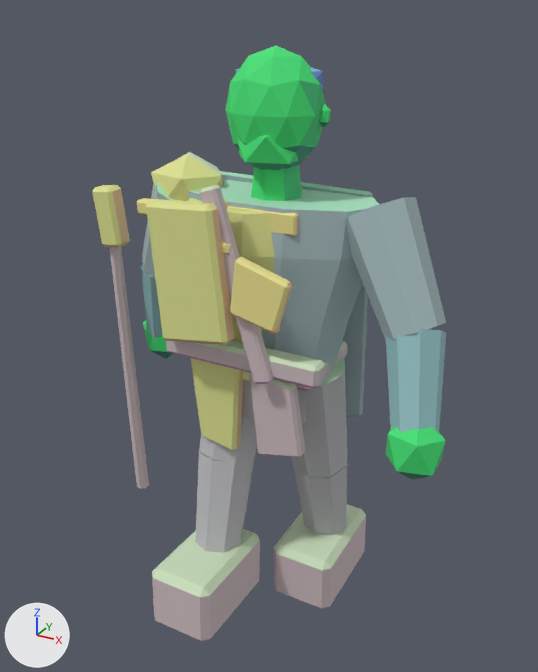
The glTF model assets/exports/npc/npc_raider_up_r_v01.glb as it was, and as the next commit left it.
The view is the same before and after, from a 50 mm lens placed at (1.12, -2.09, 2.13), pointed at (-0.01, -0.03, 1.1). Arrows for +X, +Y and +Z are at lower left; the lights stay in place. The picture after the commit comes second. Vertices at exactly the same position are counted once.

Names of what the first picture shows: 'GEO_npc_raider_up_r_v01'.
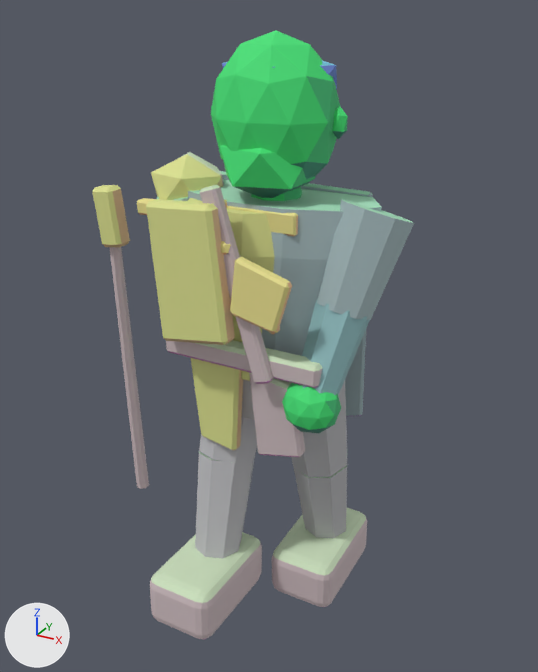
Patch to the scene script:
```diff
--- a/assets/exports/npc/npc_raider_up_r_v01.glb.py
+++ b/assets/exports/npc/npc_raider_up_r_v01.glb.py
@@ me_geo_npc_raider_up_r_v01 @@
 # verts and faces of me_geo_npc_raider_up_r_v01; kept vertices keep their numbers, new ones are numbered from 808
-me_geo_npc_raider_up_r_v01.from_pydata(...)  # 808 vertices, 1452 faces; spans x -0.73..0.68, y -0.48..0.34, z -0.01..2.03
+me_geo_npc_raider_up_r_v01.from_pydata(...)  # 1024 vertices, 1880 faces; spans x -0.73..0.46, y -0.49..0.35, z 0.0..2.07
+# me_geo_npc_raider_up_r_v01 part 1: the loose piece of 16 vertices spanning x -0.26..0.0, y -0.21..0.13, z 0.6..1.04 is copied, and the copy is multiplied about its middle by the matrix ((0.817, -0.085, -0.175), (-0.018, 0.72, -0.432), (0.193, 0.424, 0.699)), then moved by (-0.18, 0.09, 0.61); it spans x -0.46..-0.19, y -0.12..0.17, z 1.24..1.61
+# me_geo_npc_raider_up_r_v01 part 2: the loose piece of 16 vertices spanning x -0.65..-0.43, y -0.01..0.2, z 0.9..1.27 is multiplied about its middle by the matrix ((0.887, -0.004, -0.314), (-0.007, 0.941, -0.029), (0.314, 0.03, 0.886)), then moved by (0.29, 0.01, 0.04)
+# me_geo_npc_raider_up_r_v01 part 3: the loose piece of 16 vertices spanning x 0.43..0.65, y -0.29..0.0, z 0.91..1.28 is multiplied about its middle by the matrix ((0.713, 0.602, -0.007), (-0.602, 0.712, -0.027), (-0.012, 0.025, 0.933)), then moved by (-0.28, 0.0, 0.04)
+# me_geo_npc_raider_up_r_v01 part 4: a new loose piece, an icosphere of 80 faces spanning x 0.16..0.34, y -0.31..-0.14, z 0.9..1.08, in mat_mat_npc_indexed
+# me_geo_npc_raider_up_r_v01 part 5: a new loose piece, an icosphere of 80 faces spanning x -0.2..0.2, y -0.19..0.17, z 1.58..2.07, in mat_mat_npc_indexed
+# me_geo_npc_raider_up_r_v01 part 6: a new loose piece, an icosphere of 20 faces spanning x -0.15..0.15, y -0.19..0.08, z 1.57..1.81, in mat_mat_npc_indexed
+# me_geo_npc_raider_up_r_v01 part 7: a new loose piece, an icosphere of 20 faces spanning x 0.182..0.235, y -0.025..0.017, z 1.769..1.866, in mat_mat_npc_indexed
+# me_geo_npc_raider_up_r_v01 part 8: a new loose piece, an icosphere of 20 faces spanning x -0.18..0.18, y -0.13..0.16, z 1.85..2.02, in mat_mat_npc_indexed
+# me_geo_npc_raider_up_r_v01 part 9: the loose piece of 24 vertices spanning x -0.26..-0.01, y -0.48..-0.08, z 0.06..0.32 is rebuilt with 96 vertices and now spans x -0.26..0.0, y -0.49..-0.07, z 0.08..0.29
+# me_geo_npc_raider_up_r_v01 part 10: the loose piece of 24 vertices spanning x 0.01..0.26, y -0.06..0.34, z -0.01..0.24 is rebuilt with 96 vertices and now spans x 0.0..0.26, y -0.07..0.35, z 0.0..0.22
+# me_geo_npc_raider_up_r_v01 part 11: the loose piece of 16 vertices spanning x 0.24..0.59, y -0.16..0.11, z 1.19..1.63 is rebuilt with 16 vertices and now spans x 0.19..0.46, y -0.17..0.12, z 1.24..1.61
+# me_geo_npc_raider_up_r_v01 part 12: 8 loose pieces with 130 vertices, spanning x -0.68..0.68, y -0.3..0.21, z 0.81..2.03, are deleted
+# me_geo_npc_raider_up_r_v01 part 13
+for i in [*range(710, 718)]: verts[i] += (0.0, 0.0, -0.04)
+# other edits to the shape of me_geo_npc_raider_up_r_v01 do not show in these pictures
 me_geo_npc_raider_up_r_v01.materials.append(mat_mat_npc_indexed)
```

Changed parts and their boxes [x1, y1, x2, y2] in the pictures (538 x 672 px; the box of a moved part takes in the faces that stretch with it):
'GEO_npc_raider_up_r_v01', reshaped (9% narrower): before [92, 46, 446, 642]; after [92, 30, 414, 640]
part 1 of me_geo_npc_raider_up_r_v01, added (mostly hidden): after [157, 197, 189, 201]
part 2 of me_geo_npc_raider_up_r_v01, moved or reshaped (not visible afterwards): before [141, 264, 163, 338]
part 3 of me_geo_npc_raider_up_r_v01, moved or reshaped: before [386, 329, 446, 433]; after [302, 300, 370, 395]
part 4 of me_geo_npc_raider_up_r_v01, added (green): after [282, 383, 341, 434]
part 5 of me_geo_npc_raider_up_r_v01, added (green): after [211, 30, 340, 191]
part 6 of me_geo_npc_raider_up_r_v01, added (green): after [220, 145, 315, 198]
part 7 of me_geo_npc_raider_up_r_v01, added: after [333, 106, 348, 140]
part 8 of me_geo_npc_raider_up_r_v01, added: after [222, 60, 337, 90]
part 9 of me_geo_npc_raider_up_r_v01, rebuilt: before [152, 529, 260, 642]; after [150, 532, 262, 640]
part 10 of me_geo_npc_raider_up_r_v01, rebuilt: before [273, 504, 366, 609]; after [272, 508, 367, 607]
part 11 of me_geo_npc_raider_up_r_v01, rebuilt (15% shorter): before [345, 197, 446, 340]; after [317, 199, 414, 320]
part 12 of me_geo_npc_raider_up_r_v01, deleted: before [142, 46, 446, 479]
part 13 of me_geo_npc_raider_up_r_v01, moved or reshaped: before [251, 164, 302, 201]; after [251, 187, 302, 201]
